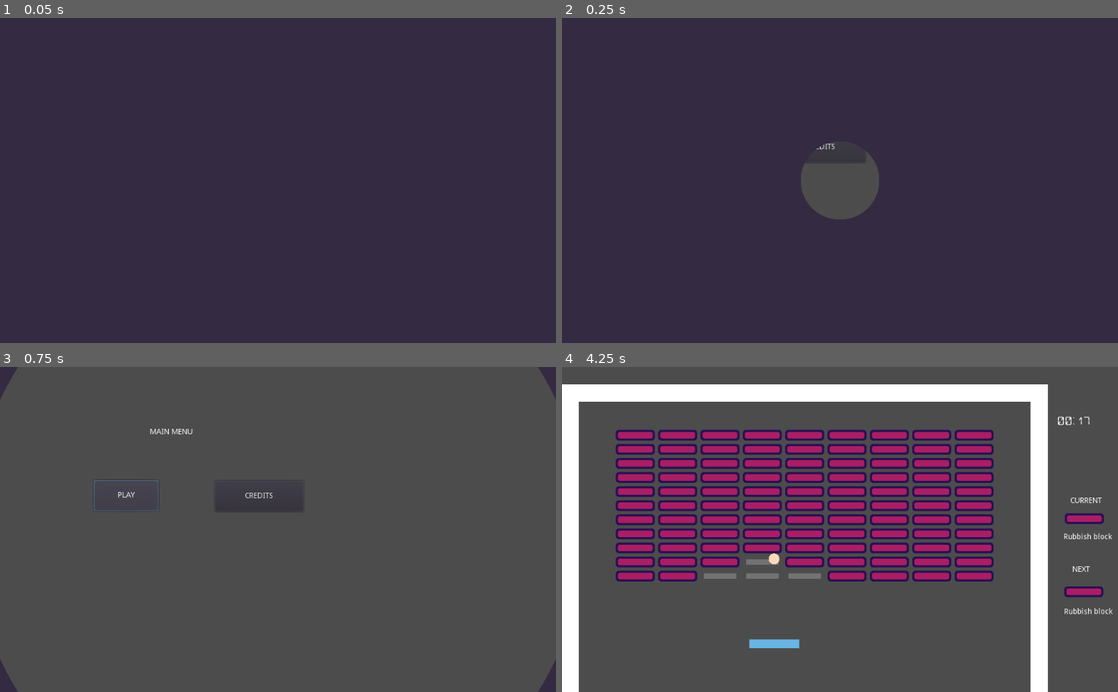
Above: before the commit, frames 1-4 (two rows, left to right).
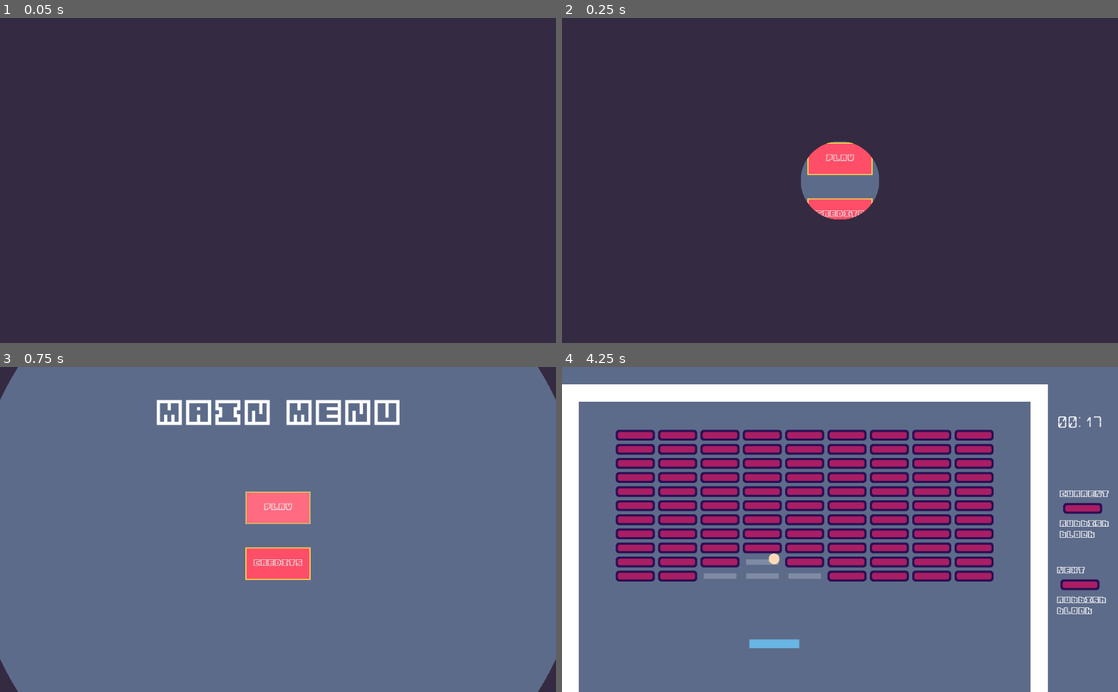
Above: after the commit, the same moments.

Repository: marc-hugh-tom/gmtk-game-jam-2023
Game: Godot game, scene res://scenes/SceneManager.tscn
Two runs of this game, one before a commit and one after it. Both use one fixed random seed, a clock stepped at 60 frames per second and the inputs below.
Inputs (mouse positions are in pixels of both pictures, inside the frame that each line leads up to):
- Up to frame 1 (0.05 s): no input
- Up to frame 2 (0.25 s): no input
- Up to frame 3 (0.75 s): click "PLAY" at 0.5 s
- Up to frame 4 (4.25 s): click "PLAY" at 1.25 s; move the mouse to (962, 513) at 2.02 s; press the mouse at (962, 513) at 2.03 s; hold Right (ui_right) 2.03-2.78 s; move the mouse to (728, 545) at 2.77 s; release the mouse at (728, 545) at 2.78 s; hold Left (ui_left) 2.78-3.53 s; click (728, 545) at 2.85 s; move the mouse to (895, 458) at 3.52 s; press the mouse at (895, 458) at 3.53 s; hold Right (ui_right) from 3.53 s (still down)

Frame 1 is identical in both runs. In frame 2, 2.7% of the frame differs, in the area x 43-57%, y 38-62%; in frame 3, 99%, in the area x 0-100%, y 0-100%; in frame 4, 68%.

Commit message:
theming

Diff:
--- a/project.godot
+++ b/project.godot
@@ -42,4 +42,5 @@
 
 [rendering]
 
+environment/default_clear_color=Color( 0.368627, 0.423529, 0.545098, 1 )
 environment/default_environment="res://default_env.tres"
--- a/scenes/Credits.tscn
+++ b/scenes/Credits.tscn
@@ -1,22 +1,25 @@
-[gd_scene load_steps=2 format=2]
+[gd_scene load_steps=3 format=2]
 
 [ext_resource path="res://scripts/Credits.gd" type="Script" id=1]
+[ext_resource path="res://scenes/theme.tres" type="Theme" id=2]
 
 [node name="Credits" type="Node2D"]
 script = ExtResource( 1 )
 
 [node name="Label" type="Label" parent="."]
-margin_left = 424.0
-margin_top = 232.0
-margin_right = 464.0
-margin_bottom = 246.0
+margin_left = 323.0
+margin_top = 55.0
+margin_right = 701.0
+margin_bottom = 120.0
+theme = ExtResource( 2 )
 text = "CREDITS"
 
 [node name="BackButton" type="Button" parent="."]
-margin_left = 350.0
-margin_top = 305.0
-margin_right = 519.0
-margin_bottom = 366.0
+margin_left = 452.0
+margin_top = 500.0
+margin_right = 572.0
+margin_bottom = 560.0
+theme = ExtResource( 2 )
 text = "BACK"
 
 [connection signal="pressed" from="BackButton" to="." method="_on_BackButton_pressed"]
--- a/scenes/GameState.tscn
+++ b/scenes/GameState.tscn
@@ -1,7 +1,8 @@
-[gd_scene load_steps=6 format=2]
+[gd_scene load_steps=7 format=2]
 
 [ext_resource path="res://scenes/GameContainer.tscn" type="PackedScene" id=1]
 [ext_resource path="res://scripts/GameState.gd" type="Script" id=2]
+[ext_resource path="res://scenes/theme.tres" type="Theme" id=3]
 
 [sub_resource type="Theme" id=1]
 
@@ -9,7 +10,7 @@
 font_path = "res://assets/fonts/LCD14.otf"
 
 [sub_resource type="DynamicFont" id=2]
-size = 19
+size = 26
 font_data = SubResource( 3 )
 
 [node name="GameState" type="Node2D"]
@@ -21,8 +22,8 @@
 [node name="TimerLabel" type="Label" parent="."]
 margin_left = 912.0
 margin_top = 91.0
-margin_right = 1080.0
-margin_bottom = 111.0
+margin_right = 1077.0
+margin_bottom = 148.0
 theme = SubResource( 1 )
 custom_fonts/font = SubResource( 2 )
 
@@ -31,36 +32,63 @@
 one_shot = true
 autostart = true
 
-[node name="CurrentLabel" type="Label" parent="."]
-margin_left = 936.0
-margin_top = 240.0
-margin_right = 994.0
-margin_bottom = 254.0
+[node name="CurrentContainer" type="VBoxContainer" parent="."]
+margin_left = 916.0
+margin_top = 227.0
+margin_right = 1007.0
+margin_bottom = 299.0
+
+[node name="CurrentLabel" type="Label" parent="CurrentContainer"]
+margin_right = 91.0
+margin_bottom = 17.0
+theme = ExtResource( 3 )
+theme_type_variation = "small"
 text = "CURRENT"
 
-[node name="Current" type="Node2D" parent="."]
-position = Vector2( 962, 280 )
+[node name="Container" type="Control" parent="CurrentContainer"]
+margin_top = 21.0
+margin_right = 91.0
+margin_bottom = 51.0
+rect_min_size = Vector2( 30, 30 )
 
-[node name="CurrentDescription" type="Label" parent="."]
-margin_left = 924.0
-margin_top = 307.0
-margin_right = 964.0
-margin_bottom = 321.0
+[node name="Current" type="Node2D" parent="CurrentContainer/Container"]
+position = Vector2( 43, 13 )
 
-[node name="NextLabel" type="Label" parent="."]
-margin_left = 940.0
-margin_top = 367.0
-margin_right = 980.0
-margin_bottom = 381.0
+[node name="CurrentDescription" type="Label" parent="CurrentContainer"]
+margin_top = 55.0
+margin_right = 91.0
+margin_bottom = 72.0
+theme = ExtResource( 3 )
+theme_type_variation = "small"
+
+[node name="NextContainer" type="VBoxContainer" parent="."]
+margin_left = 911.0
+margin_top = 368.0
+margin_right = 1002.0
+margin_bottom = 440.0
+theme = ExtResource( 3 )
+
+[node name="NextLabel" type="Label" parent="NextContainer"]
+margin_right = 91.0
+margin_bottom = 17.0
+theme = ExtResource( 3 )
+theme_type_variation = "small"
 text = "NEXT"
 
-[node name="Next" type="Node2D" parent="."]
-position = Vector2( 961, 415 )
+[node name="Container" type="Control" parent="NextContainer"]
+margin_top = 21.0
+margin_right = 91.0
+margin_bottom = 51.0
+rect_min_size = Vector2( 30, 30 )
 
-[node name="NextDescription" type="Label" parent="."]
-margin_left = 925.0
-margin_top = 445.0
-margin_right = 965.0
-margin_bottom = 459.0
+[node name="Next" type="Node2D" parent="NextContainer/Container"]
+position = Vector2( 43, 13 )
+
+[node name="NextDescription" type="Label" parent="NextContainer"]
+margin_top = 55.0
+margin_right = 91.0
+margin_bottom = 72.0
+theme = ExtResource( 3 )
+theme_type_variation = "small"
 
 [connection signal="timeout" from="WinCountdownTimer" to="." method="_on_WinCountdownTimer_timeout"]
--- a/scenes/Lose.tscn
+++ b/scenes/Lose.tscn
@@ -1,22 +1,25 @@
-[gd_scene load_steps=2 format=2]
+[gd_scene load_steps=3 format=2]
 
 [ext_resource path="res://scripts/Win.gd" type="Script" id=1]
+[ext_resource path="res://scenes/theme.tres" type="Theme" id=2]
 
 [node name="Lose" type="Node2D"]
 script = ExtResource( 1 )
 
 [node name="Label" type="Label" parent="."]
-margin_left = 407.0
-margin_top = 218.0
-margin_right = 605.0
-margin_bottom = 277.0
+margin_left = 404.0
+margin_top = 55.0
+margin_right = 620.0
+margin_bottom = 120.0
+theme = ExtResource( 2 )
 text = "LOSE"
 
 [node name="MainMenuButton" type="Button" parent="."]
-margin_left = 434.0
+margin_left = 452.0
 margin_top = 290.0
-margin_right = 616.0
-margin_bottom = 385.0
+margin_right = 572.0
+margin_bottom = 350.0
+theme = ExtResource( 2 )
 text = "MAIN MENU"
 
 [connection signal="pressed" from="MainMenuButton" to="." method="_on_MainMenuButton_pressed"]
--- a/scenes/MainMenu.tscn
+++ b/scenes/MainMenu.tscn
@@ -1,29 +1,33 @@
-[gd_scene load_steps=2 format=2]
+[gd_scene load_steps=3 format=2]
 
 [ext_resource path="res://scripts/MainMenu.gd" type="Script" id=1]
+[ext_resource path="res://scenes/theme.tres" type="Theme" id=2]
 
 [node name="MainMenu" type="Node2D"]
 script = ExtResource( 1 )
 
 [node name="Label" type="Label" parent="."]
-margin_left = 276.0
-margin_top = 113.0
-margin_right = 316.0
-margin_bottom = 127.0
+margin_left = 285.0
+margin_top = 55.0
+margin_right = 740.0
+margin_bottom = 120.0
+theme = ExtResource( 2 )
 text = "MAIN MENU"
 
 [node name="PlayButton" type="Button" parent="."]
-margin_left = 173.0
-margin_top = 209.0
-margin_right = 292.0
-margin_bottom = 266.0
+margin_left = 452.0
+margin_top = 230.0
+margin_right = 572.0
+margin_bottom = 290.0
+theme = ExtResource( 2 )
 text = "PLAY"
 
 [node name="CreditsButton" type="Button" parent="."]
-margin_left = 396.0
-margin_top = 210.0
-margin_right = 559.0
-margin_bottom = 267.0
+margin_left = 452.0
+margin_top = 333.0
+margin_right = 572.0
+margin_bottom = 393.0
+theme = ExtResource( 2 )
 text = "CREDITS"
 
 [connection signal="pressed" from="PlayButton" to="." method="_on_PlayButton_pressed"]
--- a/scenes/Win.tscn
+++ b/scenes/Win.tscn
@@ -1,22 +1,25 @@
-[gd_scene load_steps=2 format=2]
+[gd_scene load_steps=3 format=2]
 
 [ext_resource path="res://scripts/Win.gd" type="Script" id=1]
+[ext_resource path="res://scenes/theme.tres" type="Theme" id=2]
 
 [node name="Win" type="Node2D"]
 script = ExtResource( 1 )
 
 [node name="Label" type="Label" parent="."]
-margin_left = 407.0
-margin_top = 218.0
-margin_right = 605.0
-margin_bottom = 277.0
+margin_left = 431.0
+margin_top = 55.0
+margin_right = 593.0
+margin_bottom = 120.0
+theme = ExtResource( 2 )
 text = "WIN"
 
 [node name="MainMenuButton" type="Button" parent="."]
-margin_left = 434.0
+margin_left = 452.0
 margin_top = 290.0
-margin_right = 616.0
-margin_bottom = 385.0
+margin_right = 572.0
+margin_bottom = 350.0
+theme = ExtResource( 2 )
 text = "MAIN MENU"
 
 [connection signal="pressed" from="MainMenuButton" to="." method="_on_MainMenuButton_pressed"]
--- /dev/null
+++ b/scenes/theme.tres
@@ -0,0 +1,46 @@
+[gd_resource type="Theme" load_steps=8 format=2]
+
+[sub_resource type="StyleBoxFlat" id=8]
+bg_color = Color( 1, 0.423529, 0.509804, 1 )
+border_width_left = 2
+border_width_top = 2
+border_width_right = 2
+border_width_bottom = 2
+border_color = Color( 1, 0.854902, 0.270588, 1 )
+
+[sub_resource type="StyleBoxFlat" id=7]
+bg_color = Color( 1, 0.309804, 0.411765, 1 )
+border_width_left = 2
+border_width_top = 2
+border_width_right = 2
+border_width_bottom = 2
+border_color = Color( 1, 0.854902, 0.270588, 1 )
+
+[sub_resource type="StyleBoxFlat" id=9]
+bg_color = Color( 0.576471, 0.211765, 0.262745, 1 )
+border_width_left = 2
+border_width_top = 2
+border_width_right = 2
+border_width_bottom = 2
+border_color = Color( 1, 0.854902, 0.270588, 1 )
+
+[sub_resource type="DynamicFontData" id=1]
+font_path = "res://assets/fonts/origa___.ttf"
+
+[sub_resource type="DynamicFont" id=2]
+size = 64
+font_data = SubResource( 1 )
+
+[sub_resource type="DynamicFontData" id=5]
+font_path = "res://assets/fonts/origa___.ttf"
+
+[sub_resource type="DynamicFont" id=6]
+outline_color = Color( 1, 0.968627, 0.972549, 1 )
+font_data = SubResource( 5 )
+
+[resource]
+default_font = SubResource( 6 )
+Button/styles/hover = SubResource( 8 )
+Button/styles/normal = SubResource( 7 )
+Button/styles/pressed = SubResource( 9 )
+Label/fonts/font = SubResource( 2 )
--- a/scripts/GameState.gd
+++ b/scripts/GameState.gd
@@ -23,11 +23,11 @@
 	emit_signal("lose")
 
 func current_block_changed():
-	for child in $Current.get_children():
+	for child in $CurrentContainer/Container/Current.get_children():
 		child.queue_free()
-	$Current.add_child(Globals.current_block[0].instance())
-	$CurrentDescription.text = Globals.current_block[1]
-	for child in $Next.get_children():
+	$CurrentContainer/Container/Current.add_child(Globals.current_block[0].instance())
+	$CurrentContainer/CurrentDescription.text = Globals.current_block[1]
+	for child in $NextContainer/Container/Next.get_children():
 		child.queue_free()
-	$Next.add_child(Globals.next_block[0].instance())
-	$NextDescription.text = Globals.next_block[1]
+	$NextContainer/Container/Next.add_child(Globals.next_block[0].instance())
+	$NextContainer/NextDescription.text = Globals.next_block[1]
--- a/scripts/Globals.gd
+++ b/scripts/Globals.gd
@@ -5,12 +5,12 @@
 var BLOCK_TYPES = [
 	[
 		preload("res://scenes/BlockBasic.tscn"),
-		"Rubbish block",
+		"Rubbish\nblock",
 		1.0
 	],
 	[
 		preload("res://scenes/BlockTough.tscn"),
-		"Better block",
+		"Better\nblock",
 		0.5
 	]
 ]
Binary file added: assets/fonts/origa___.ttf
